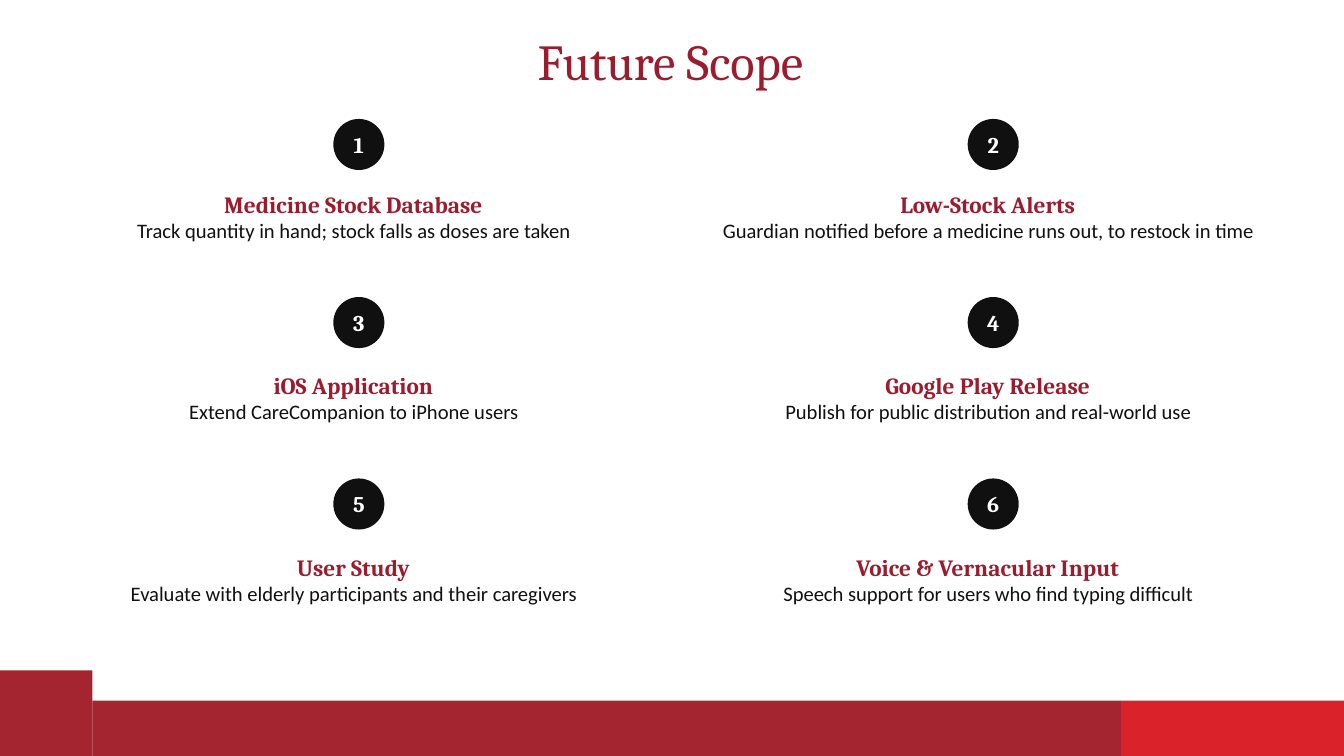
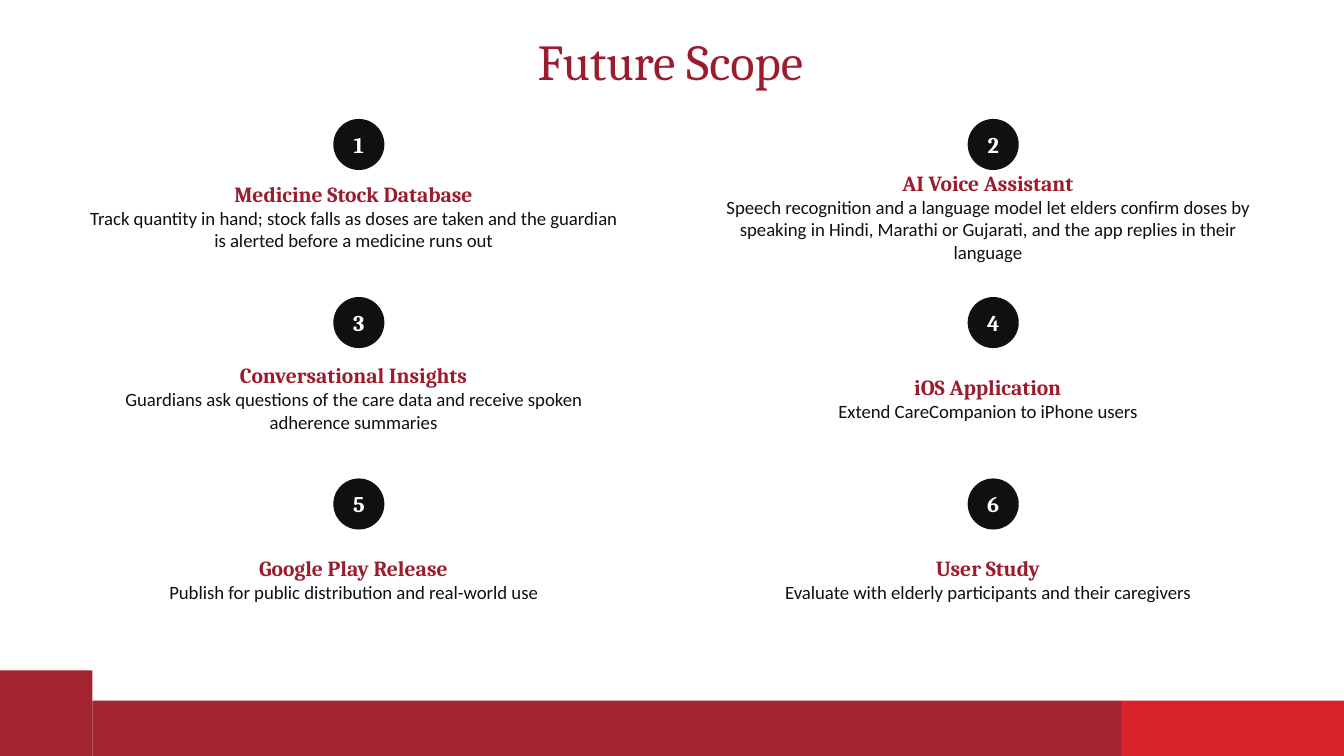
Before and after one commit to Suyash2205/Care-Companion-, a slide deck: slide 29 of ppt/CareCompanion-IE1-KJSSE.pptx. Drawn at 1344x756 pixels with LibreOffice and Linux fonts; fonts in the diff are those of the drawing; background and template pictures are left out. Boxes give left, top, right and bottom in pixels: in the first picture for what was removed or moved away, otherwise in the second. Text is boxed around its words. In the diff, an @@ line names an element or a change of style, - is before the commit and + after.

```diff
--- a/ppt/CareCompanion-IE1-KJSSE.pptx
+++ b/ppt/CareCompanion-IE1-KJSSE.pptx
@@ text at bbox=[726, 176, 1249, 263]: text changed; size 14.7 to 13.3 pt @@
-Low-Stock Alerts
-Guardian notified before a medicine runs out, to restock in time
+AI Voice Assistant
+Speech recognition and a language model let elders confirm doses by speaking in Hindi, Marathi or Gujarati, and the app replies in their language
@@ text at bbox=[234, 187, 473, 202]: size 16.7 to 15.3 pt in "Medicine Stock Database" @@
@@ text at bbox=[90, 212, 617, 247]: text changed; size 14.7 to 13.3 pt @@
-Track quantity in hand; stock falls as doses are taken
+Track quantity in hand; stock falls as doses are taken and the guardian is alerted before a medicine runs out
@@ text at bbox=[125, 368, 582, 429]: text changed; size 14.7 to 13.3 pt @@
-iOS Application
-Extend CareCompanion to iPhone users
+Conversational Insights
+Guardians ask questions of the care data and receive spoken adherence summaries
@@ text at bbox=[838, 380, 1138, 421]: text changed; size 14.7 to 13.3 pt @@
-Google Play Release
-Publish for public distribution and real-world use
+iOS Application
+Extend CareCompanion to iPhone users
@@ text at bbox=[169, 561, 537, 602]: text changed; size 14.7 to 13.3 pt @@
-User Study
-Evaluate with elderly participants and their caregivers
+Google Play Release
+Publish for public distribution and real-world use
@@ text at bbox=[785, 561, 1190, 603]: text changed; size 14.7 to 13.3 pt @@
-Voice & Vernacular Input
-Speech support for users who find typing difficult
+User Study
+Evaluate with elderly participants and their caregivers
```
Also in this commit, not shown: 2 other files.
